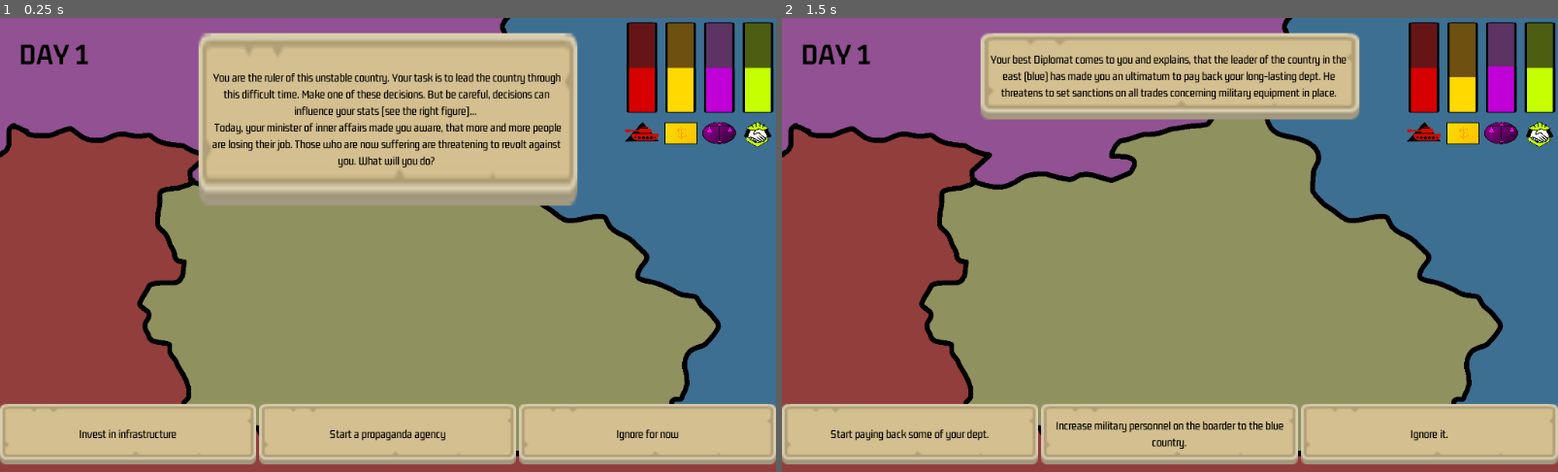
Above: before the commit, frames 1-2 (left to right).
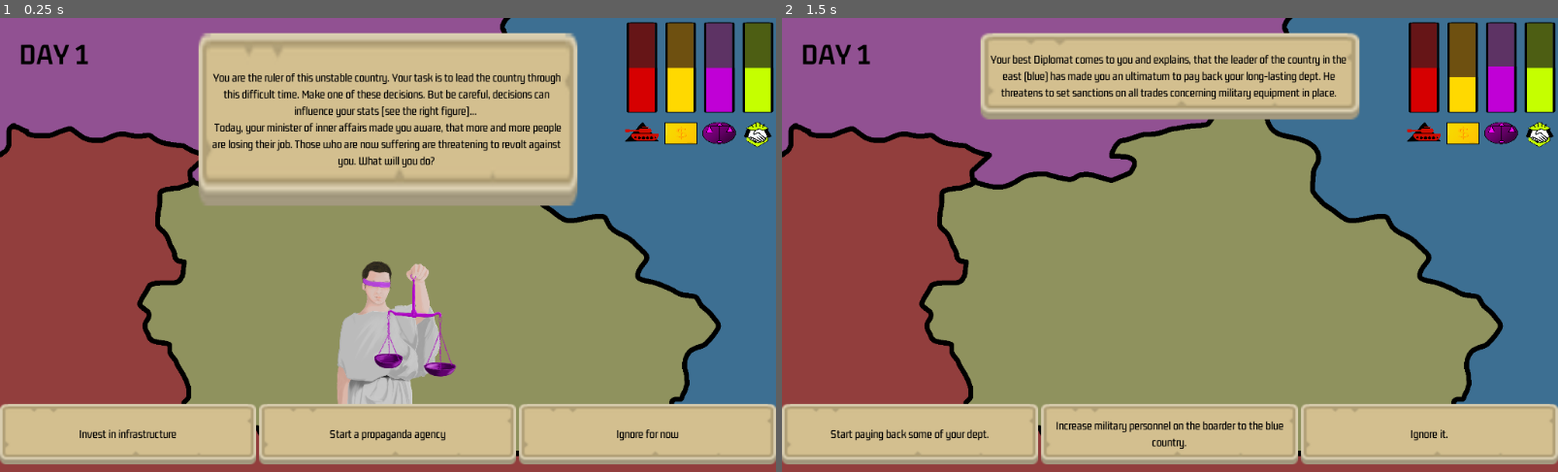
Above: after the commit, the same moments.

Repository: dsg-jam/LD49
Game: Godot game, scene res://scenes/overview.tscn
Same seed, same stepped clock (60 frames per second), same inputs: the game is played once before the commit and once after it.
Inputs (mouse positions are in pixels of both pictures, inside the frame that each line leads up to):
- Up to frame 1 (0.25 s): no input
- Up to frame 2 (1.5 s): tap Enter at 0.5 s; click (913, 435) at 1.27 s

The runs differ from the first frame. In frame 1, 3.1% of the frame differs, in the area x 43-59%, y 53-86%; in frame 2, nothing differs.

Commit message:
include home secretary

Diff:
--- a/scripts/db/decisions.gd
+++ b/scripts/db/decisions.gd
@@ -11,6 +11,7 @@
 		},
 	}, {
 		"text": "Start a propaganda agency",
+		"character": "home_secretary",
 		"consequences": {
 			"money": -5,
 			"stability": 5,
@@ -160,7 +161,8 @@
 		},
 	}, {
 		"text": "Open embassy in neighboring countries",
-		"character": "diplomat",
+		# TODO: diplomat
+		# "character": "diplomat",
 		"consequences": {
 			"diplomacy": 30,
 			"money": -5,
--- a/ui/option.tscn
+++ b/ui/option.tscn
@@ -1,9 +1,10 @@
-[gd_scene load_steps=5 format=2]
+[gd_scene load_steps=6 format=2]
 
 [ext_resource path="res://scripts/ui/option.gd" type="Script" id=1]
 [ext_resource path="res://assets/ui/buttonLong_beige.png" type="Texture" id=2]
 [ext_resource path="res://assets/ui/buttonLong_beige_pressed.png" type="Texture" id=3]
 [ext_resource path="res://assets/character/general.png" type="Texture" id=4]
+[ext_resource path="res://assets/character/home_secretary.png" type="Texture" id=5]
 
 [node name="Option" type="Control"]
 anchor_right = 1.0
@@ -16,7 +17,8 @@
 "_edit_use_anchors_": false
 }
 character_portraits = {
-"general": ExtResource( 4 )
+"general": ExtResource( 4 ),
+"home_secretary": ExtResource( 5 )
 }
 
 [node name="CharacterRect" type="TextureRect" parent="."]
